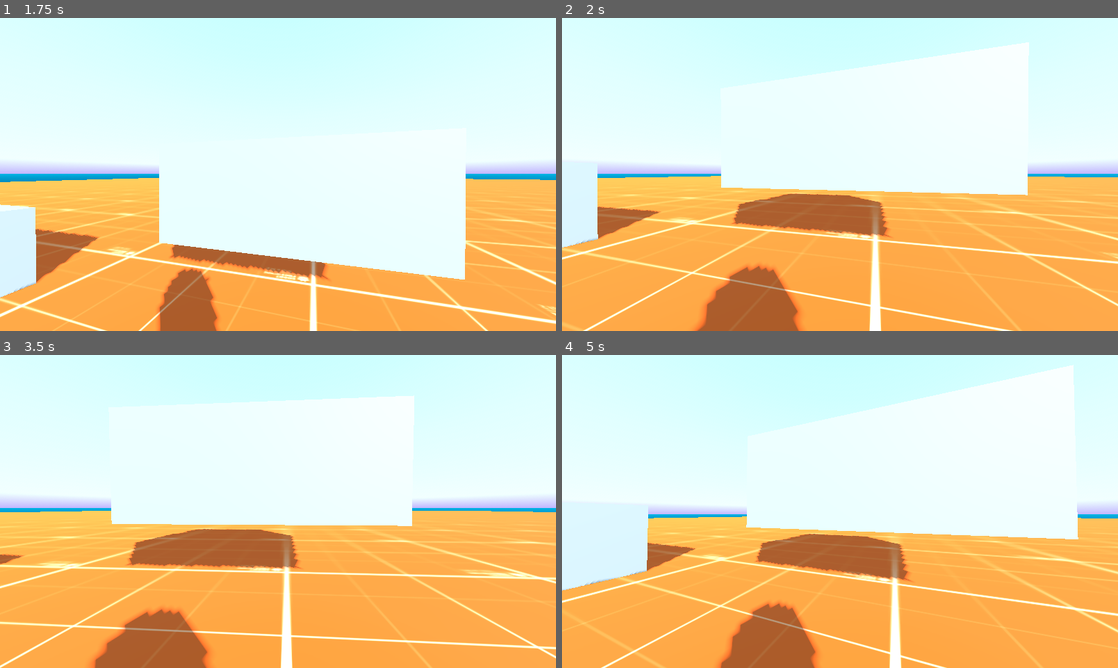
Above: before the commit, frames 1-4 (two rows, left to right).
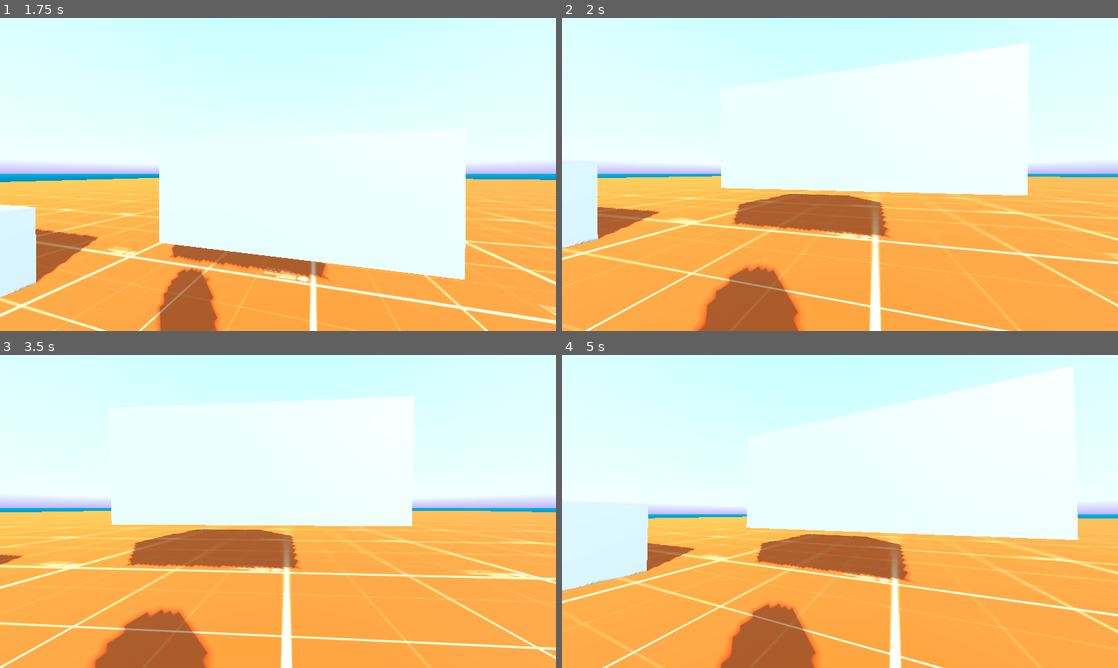
Above: after the commit, the same moments.

Repository: init-Sense/octant
Game: Godot game, scene res://scenes/octagon.tscn
Two runs of this game, one before a commit and one after it. Both use one fixed random seed, a clock stepped at 60 frames per second and the inputs below. A sky picture missing from this copy of the repository is replaced by a grey-blue gradient.
Inputs (mouse positions are in pixels of both pictures, inside the frame that each line leads up to):
- Up to frame 1 (1.75 s): tap Enter at 0.5 s; move the mouse to (305, 174) at 0.52 s; hold Q (debug_crouch_up) from 0.53 s (still down); tap Space (jump) at 0.6, 0.77, 1.07, 1.52, 1.55 s; move the mouse to (250, 174) at 1.27 s; tap Shift (sprint) at 1.35 s
- Up to frame 2 (2 s): keep holding Q (debug_crouch_up); tap Space (jump) at 1.82 s
- Up to frame 3 (3.5 s): keep holding Q (debug_crouch_up); move the mouse to (289, 505) at 2.02 s; tap Space (jump) at 2.1, 3.02, 3.05, 3.32 s; move the mouse to (272, 517) at 2.77 s; tap Shift (sprint) at 2.85 s
- Up to frame 4 (5 s): keep holding Q (debug_crouch_up); move the mouse to (878, 514) at 3.52 s; tap Space (jump) at 3.6, 3.77, 4.07, 4.52, 4.55, 4.82 s; move the mouse to (795, 508) at 4.27 s; tap Shift (sprint) at 4.35 s

Frame 1 is identical in both runs. In frame 2, 1.8% of the frame differs, in the area x 0-100%, y 7-100%; in frame 3, 2.2%, in the area x 0-100%, y 12-100%; in frame 4, 1.5%.

Commit message:
feat: Added randomness to the bobbing and made it more natural

Diff:
--- a/scripts/player/head_bob.gd
+++ b/scripts/player/head_bob.gd
@@ -1,4 +1,5 @@
 extends Node
+
 
 #region NODES
 @onready var player: CharacterBody3D = $"../.."
@@ -9,9 +10,9 @@
 
 
 #region VARIABLES
-const DEFAULT_AMPLITUDE: float = 0.1
+const DEFAULT_AMPLITUDE: float = 0.05
 const DEFAULT_FREQUENCY: float = 5.0
-const AMPLITUDE_FACTOR: float = 0.2
+const AMPLITUDE_FACTOR: float = 0.15
 const FREQUENCY_FACTOR: float = 0.4
 const RESET_SPEED: float = 1.0
 const CAMERA_HEIGHT: float = 0.5
@@ -20,10 +21,12 @@
 const LANDING_IMPACT_DURATION: float = 0.2
 const LANDING_RESET_SPEED: float = 2.0
 const MAX_IMPACT_HEIGHT: float = 10.0
+const NOISE_STRENGTH: float = 0.05
+const X_FACTOR: float = 0.6
 
 
 var bob_time: float = 0.0
-var current_offset: float = 0.0
+var current_offset: Vector3 = Vector3.ZERO
 var current_amplitude: float = DEFAULT_AMPLITUDE
 var current_frequency: float = DEFAULT_FREQUENCY
 var is_bobbing: bool = false
@@ -33,10 +36,17 @@
 var max_jump_height: float = 0.0
 var jump_start_height: float = 0.0
 var current_landing_impact_amplitude: float = BASE_LANDING_IMPACT_AMPLITUDE
+var noise: FastNoiseLite = FastNoiseLite.new()
 #endregion
 
 
 #region LIFECYCLE
+func _ready() -> void:
+	jump.connect("jumped", Callable(self, "on_player_jumped"))
+	jump.connect("landed", Callable(self, "on_player_landed"))
+	noise.seed = randi()
+
+
 func _physics_process(delta: float) -> void:
 	if player.is_moving() and not player.is_jumping():
 		apply_head_bob(delta)
@@ -51,32 +61,35 @@
 	elif landing_offset != 0:
 		smooth_reset_landing_impact(delta)
 
-	camera.position.y = CAMERA_HEIGHT + current_offset + landing_offset
+	camera.position = Vector3(current_offset.x, CAMERA_HEIGHT + current_offset.y + landing_offset, current_offset.z)
+#endregion
 
-
-func _ready() -> void:
-	jump.connect("jumped", Callable(self, "on_player_jumped"))
-	jump.connect("landed", Callable(self, "on_player_landed"))
-#endregion
 
 #region HEAD BOB
 func apply_head_bob(delta: float) -> void:
 	handle_bob_wave()
 	bob_time += current_frequency * delta
-	current_offset = sin(bob_time) * current_amplitude
+	var y_offset = sin(bob_time) * current_amplitude
+	var x_offset = cos(bob_time * 0.5) * current_amplitude * X_FACTOR
+
+	y_offset += noise.get_noise_1d(bob_time * 10) * NOISE_STRENGTH
+	x_offset += noise.get_noise_1d(bob_time * 10 + 100) * NOISE_STRENGTH
+
+	current_offset = Vector3(x_offset, y_offset, 0)
 
 
 func smooth_reset_head_bob(delta: float) -> void:
-	current_offset = move_toward(current_offset, 0, RESET_SPEED * delta)
-	if abs(current_offset) < 0.01:
+	current_offset = current_offset.move_toward(Vector3.ZERO, RESET_SPEED * delta)
+	if current_offset.length() < 0.001:
 		bob_time = 0
-		current_offset = 0
+		current_offset = Vector3.ZERO
 		is_bobbing = false
 
 
 func handle_bob_wave() -> void:
-	current_amplitude = DEFAULT_AMPLITUDE * direction.velocity_vector.length() * AMPLITUDE_FACTOR
-	current_frequency = DEFAULT_FREQUENCY * direction.velocity_vector.length() * FREQUENCY_FACTOR
+	var speed = direction.velocity_vector.length()
+	current_amplitude = DEFAULT_AMPLITUDE * speed * AMPLITUDE_FACTOR
+	current_frequency = DEFAULT_FREQUENCY * speed * FREQUENCY_FACTOR
 #endregion
 
 
--- a/scripts/player/jump.gd
+++ b/scripts/player/jump.gd
@@ -24,6 +24,7 @@
 
 
 #region SIGNALS
+signal jumped
 signal landed
 #endregion
 
@@ -47,6 +48,7 @@
 		var inertia_factor = lerp(MIN_INERTIA_FACTOR, MAX_INERTIA_FACTOR, speed_factor)
 
 		jump_inertia = Vector2(direction.velocity_vector.x, direction.velocity_vector.z) * inertia_factor
+		emit_signal("jumped")  # Emit the jumped signal
 
 
 func handle_jump() -> void:
